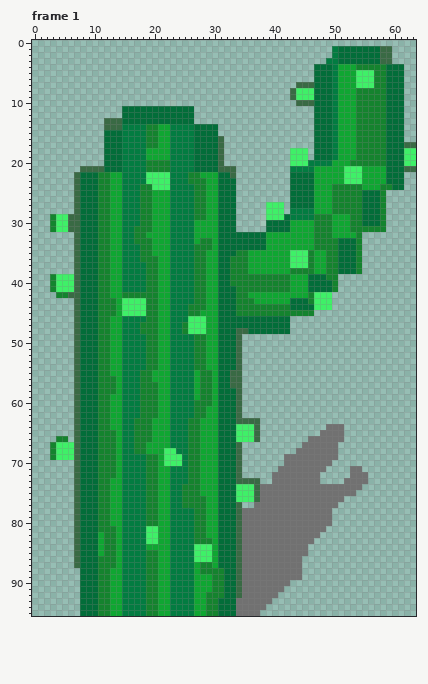
Pixel-art file -- Mohanjo daro/Assets/Art/Enviroment/Desert/Props/LongCactus.aseprite. Above is the file before it was changed.
64x96 pixels, 1 frame. Pixels under 10% opacity are left out. Colours within 5 levels of each other are drawn and written as one. Shown: frame 1. The commit also changed other frames, which this record leaves out.
The result:
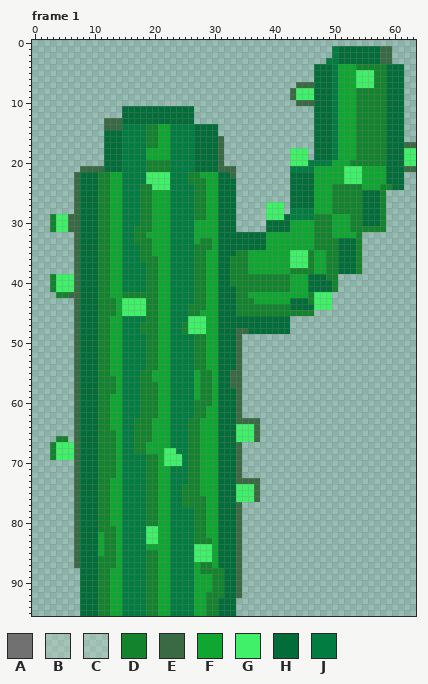
Palette (. is transparent): A #717171  B #c9cfbf4e  C #d3d8cb40  D #14832e  E #396a44  F #0fa632  G #3ff068  H #026d39  J #027c41
Changes in this commit:
{"where": "frame 1"}
{"frame":1,"y":64,"x":49,"old":"AAA","new":"..."}
{"frame":1,"y":65,"x":48,"old":"AAAA","new":"...."}
{"frame":1,"y":66,"x":46,"old":"AAAAAA","new":"......"}
{"frame":1,"y":67,"x":45,"old":"AAAAAA","new":"......"}
{"frame":1,"y":68,"x":44,"old":"AAAAAAA","new":"......."}
{"frame":1,"y":69,"x":42,"old":"AAAAAAAAA","new":"........."}
{"frame":1,"y":70,"x":42,"old":"AAAAAAAA","new":"........"}
{"frame":1,"y":71,"x":41,"old":"AAAAAAAA","new":"........"}
{"frame":1,"y":71,"x":53,"old":"AA","new":".."}
{"frame":1,"y":72,"x":40,"old":"AAAAAAAA","new":"........"}
{"frame":1,"y":72,"x":53,"old":"AAA","new":"..."}
{"frame":1,"y":73,"x":40,"old":"AAAAAAAA","new":"........"}
{"frame":1,"y":73,"x":52,"old":"AAAA","new":"...."}
{"frame":1,"y":74,"x":38,"old":"AAAAAAAAAAAAAAAAA","new":"................."}
{"frame":1,"y":75,"x":38,"old":"AAAAAAAAAAAAAAAA","new":"................"}
{"frame":1,"y":76,"x":38,"old":"AAAAAAAAAAAAAA","new":".............."}
{"frame":1,"y":77,"x":37,"old":"AAAAAAAAAAAAAA","new":".............."}
{"frame":1,"y":78,"x":35,"old":"AAAAAAAAAAAAAAA","new":"..............."}
{"frame":1,"y":79,"x":35,"old":"AAAAAAAAAAAAAAA","new":"..............."}
{"frame":1,"y":80,"x":35,"old":"AAAAAAAAAAAAAAA","new":"..............."}
{"frame":1,"y":81,"x":35,"old":"AAAAAAAAAAAAAA","new":".............."}
{"frame":1,"y":82,"x":35,"old":"AAAAAAAAAAAAA","new":"............."}
{"frame":1,"y":83,"x":35,"old":"AAAAAAAAAAAA","new":"............"}
{"frame":1,"y":84,"x":35,"old":"AAAAAAAAAAA","new":"..........."}
{"frame":1,"y":85,"x":35,"old":"AAAAAAAAAAA","new":"..........."}
{"frame":1,"y":86,"x":35,"old":"AAAAAAAAAA","new":".........."}
{"frame":1,"y":87,"x":35,"old":"AAAAAAAAAA","new":".........."}
{"frame":1,"y":88,"x":35,"old":"AAAAAAAAAA","new":".........."}
{"frame":1,"y":89,"x":35,"old":"AAAAAAAAAA","new":".........."}
{"frame":1,"y":90,"x":35,"old":"AAAAAAAA","new":"........"}
{"frame":1,"y":91,"x":35,"old":"AAAAAAA","new":"......."}
{"frame":1,"y":92,"x":35,"old":"AAAAAA","new":"......"}
{"frame":1,"y":93,"x":34,"old":"AAAAAA","new":"......"}
{"frame":1,"y":94,"x":34,"old":"AAAAA","new":"....."}
{"frame":1,"y":95,"x":34,"old":"AAAA","new":"...."}
{"label":"erased","picture_box":[236,424,368,616]}
